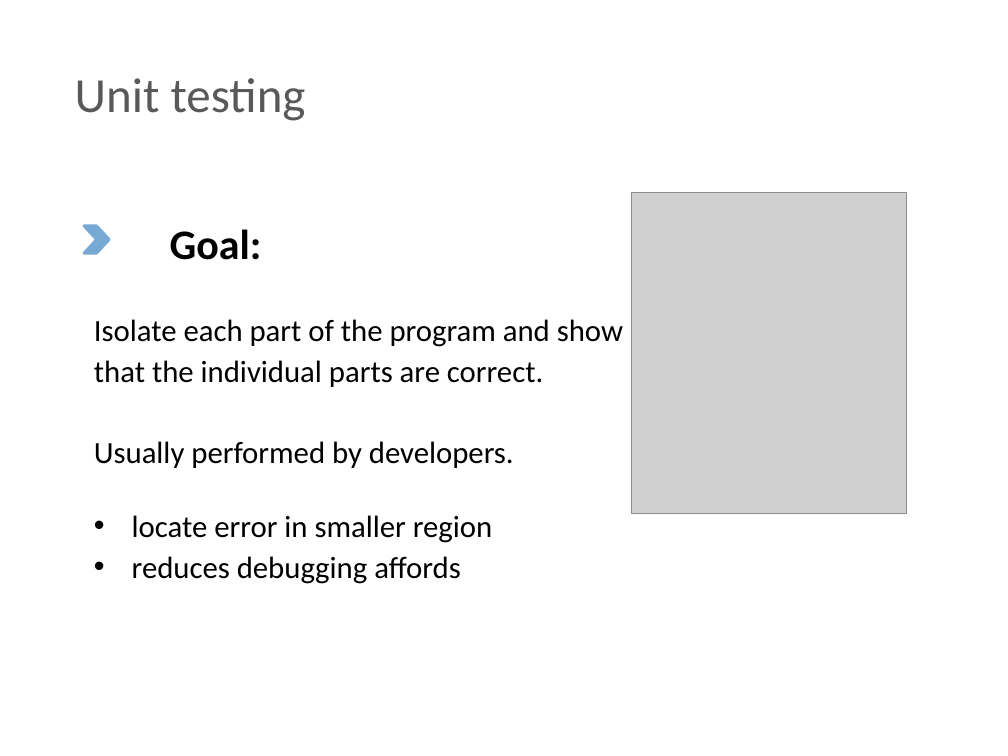
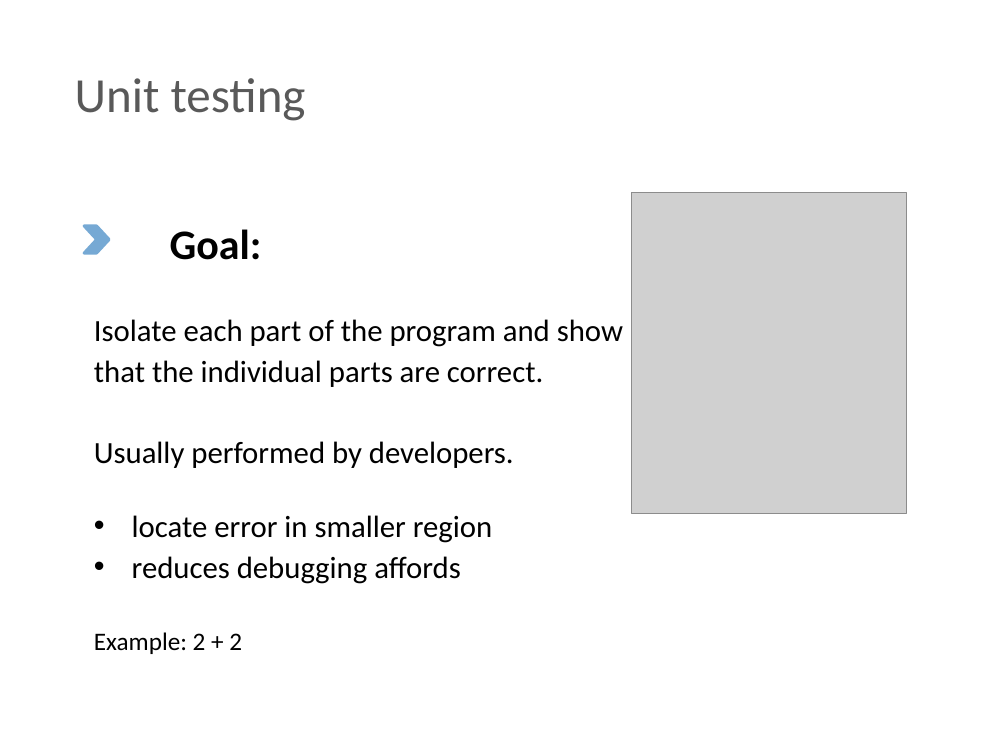
Before and after one commit to BigRacer/swtesting, a slide deck: slide 5 of 2.Testing_types/Testing types.pptx. Drawn at 1008x756 pixels with LibreOffice and Linux fonts; fonts in the diff are those of the drawing; grey boxes stand for pictures; background and template pictures are left out. Boxes give left, top, right and bottom in pixels: in the first picture for what was removed or moved away, otherwise in the second. Text is boxed around its words. In the diff, an @@ line names an element or a change of style, - is before the commit and + after.

```diff
--- a/2.Testing_types/Testing types.pptx
+++ b/2.Testing_types/Testing types.pptx
@@ text added at [94,632,242,654], 18 pt, text #000000 @@
+Example: 2 + 2
```
